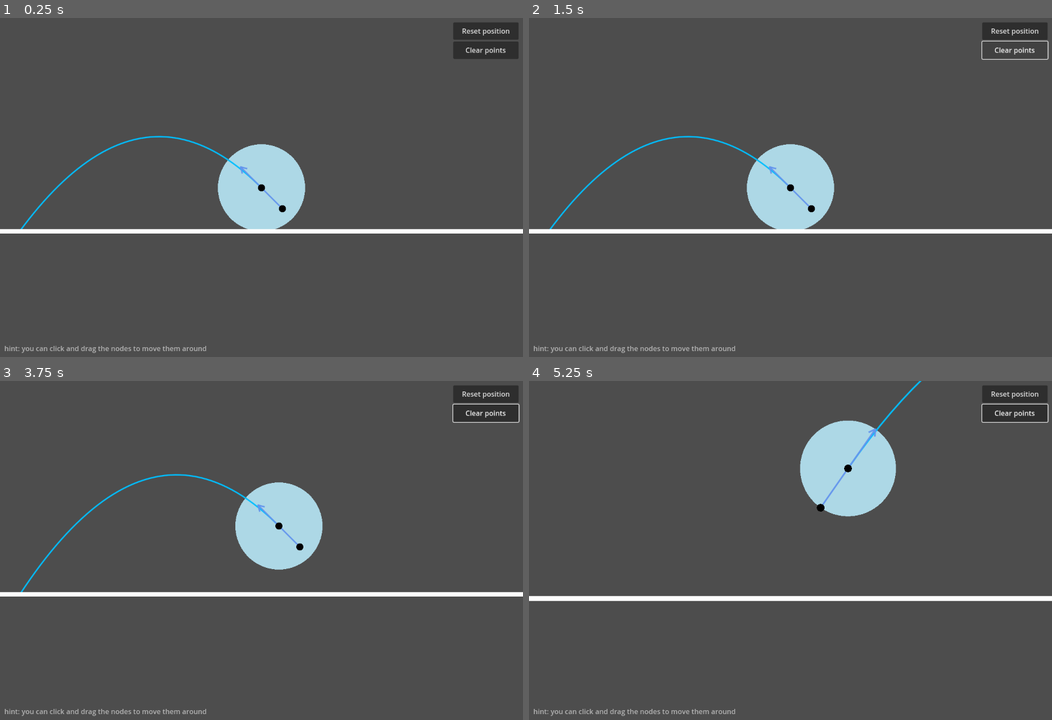
Above: before the commit, frames 1-4 (two rows, left to right).
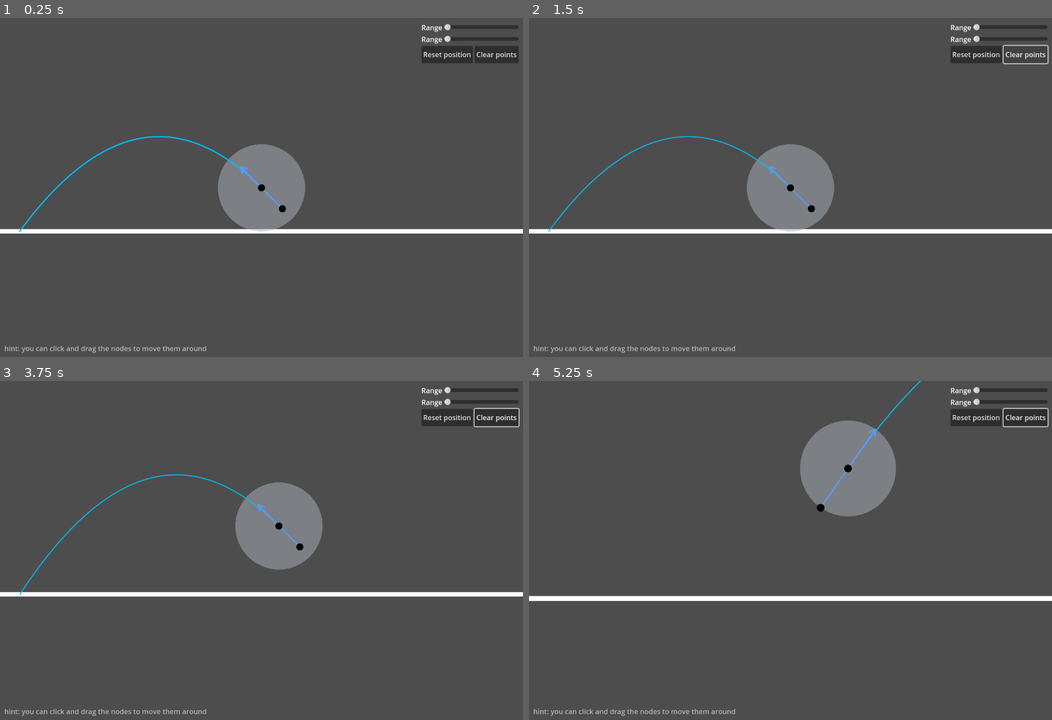
Above: after the commit, the same moments.

Repository: sihlecodes/projectile-motion-simulation
Game: Godot game, scene res://Main.tscn
Same seed, same stepped clock (60 frames per second), same inputs: the game is played once before the commit and once after it.
Inputs (mouse positions are in pixels of both pictures, inside the frame that each line leads up to):
- Up to frame 1 (0.25 s): no input
- Up to frame 2 (1.5 s): click "Reset position" at 0.5 s; click "Clear points" at 1.25 s
- Up to frame 3 (3.75 s): click "Clear points" at 2 s; click "Clear points" at 2.75 s; tap Enter at 3.5 s; drag from (261, 550) to (313, 475) at 3.52 s
- Up to frame 4 (5.25 s): tap Space at 4.25 s; drag from (863, 496) to (764, 618) at 4.27 s; tap Enter at 5 s; move the mouse to (842, 475) at 5.02 s; hold Mouse wheel up (zoom_in) from 5.03 s (still down); click (842, 475) at 5.17 s

The runs differ from the first frame. In frame 1, 4.5% of the frame differs, in the area x 3-100%, y 1-64%; in frame 2, 4.6%; in frame 3, 4.9%; in frame 4, 5.4%, in the area x 51-100%, y 0-41%.

Commit message:
Connected the clear action callback

Diff:
--- a/Main.tscn
+++ b/Main.tscn
@@ -10,16 +10,29 @@
 [node name="Main" type="Node"]
 script = ExtResource("1_an6s0")
 
+[node name="ground" type="Line2D" parent="."]
+position = Vector2(0, 100)
+points = PackedVector2Array(-650, 0, 650, 0)
+script = ExtResource("2_vgwyk")
+
 [node name="PathRenderer" parent="." instance=ExtResource("2_x1ih8")]
+range_color = Color(0.6734, 0.69782, 0.74, 0.498039)
 draw_steps = 50
 
 [node name="PathPoint" parent="PathRenderer" instance=ExtResource("3_5e8d8")]
 position = Vector2(48, 48)
+connector_color = Color(0.392157, 0.584314, 0.929412, 1)
+path_color = Color(0, 0.74902, 1, 1)
 
-[node name="ground" type="Line2D" parent="."]
-position = Vector2(0, 100)
-points = PackedVector2Array(-650, 0, 650, 0)
-script = ExtResource("2_vgwyk")
+[node name="PathPoint2" parent="PathRenderer" instance=ExtResource("3_5e8d8")]
+position = Vector2(48, 48)
+connector_color = Color(0.392157, 0.584314, 0.929412, 1)
+path_color = Color(0, 0.74902, 1, 1)
+
+[node name="PathPoint3" parent="PathRenderer" instance=ExtResource("3_5e8d8")]
+position = Vector2(48, 48)
+connector_color = Color(0.392157, 0.584314, 0.929412, 1)
+path_color = Color(0, 0.74902, 1, 1)
 
 [node name="camera" type="Camera2D" parent="."]
 current = true
@@ -52,14 +65,47 @@
 metadata/_edit_use_anchors_ = true
 metadata/_edit_group_ = true
 
-[node name="reset" type="Button" parent="ui/container/buttons"]
+[node name="HBoxContainer2" type="HBoxContainer" parent="ui/container/buttons"]
+layout_mode = 2
+mouse_filter = 0
+
+[node name="Label" type="Label" parent="ui/container/buttons/HBoxContainer2"]
+layout_mode = 2
+text = "Range"
+horizontal_alignment = 1
+
+[node name="HSlider" type="HSlider" parent="ui/container/buttons/HBoxContainer2"]
+layout_mode = 2
+size_flags_horizontal = 3
+size_flags_vertical = 1
+
+[node name="HBoxContainer3" type="HBoxContainer" parent="ui/container/buttons"]
+layout_mode = 2
+mouse_filter = 0
+
+[node name="Label" type="Label" parent="ui/container/buttons/HBoxContainer3"]
+layout_mode = 2
+text = "Range"
+horizontal_alignment = 1
+
+[node name="HSlider" type="HSlider" parent="ui/container/buttons/HBoxContainer3"]
+layout_mode = 2
+size_flags_horizontal = 3
+size_flags_vertical = 1
+
+[node name="HBoxContainer" type="HBoxContainer" parent="ui/container/buttons"]
+layout_mode = 2
+
+[node name="reset" type="Button" parent="ui/container/buttons/HBoxContainer"]
 custom_minimum_size = Vector2(0, 40)
 layout_mode = 2
 text = "Reset position"
 
-[node name="clear" type="Button" parent="ui/container/buttons"]
+[node name="clear" type="Button" parent="ui/container/buttons/HBoxContainer"]
 custom_minimum_size = Vector2(0, 40)
 layout_mode = 2
 text = "Clear points"
 
-[connection signal="pressed" from="ui/container/buttons/reset" to="." method="_on_reset_pressed"]
+[connection signal="gui_input" from="ui/container" to="." method="_on_container_gui_input"]
+[connection signal="pressed" from="ui/container/buttons/HBoxContainer/reset" to="." method="_on_reset_pressed"]
+[connection signal="pressed" from="ui/container/buttons/HBoxContainer/clear" to="." method="_on_clear_pressed"]
--- a/source/BasePoint.gd
+++ b/source/BasePoint.gd
@@ -46,9 +46,10 @@
 			# ensures that dragging doesn't stop if the mouse leaves the points radius
 			shape_radius = DRAG_RADIUS
 			Points.disable_all_except(self)
+			pass
 		else:
 			shape_radius = radius
-			Points.enable()
+			Points.enable_all()
 
 	if event is InputEventScreenDrag:
 		if disabled:
--- a/source/Main.gd
+++ b/source/Main.gd
@@ -1,6 +1,12 @@
 extends Node
 
-func _input(event: InputEvent) -> void:
+func _on_reset_pressed() -> void:
+	$camera.offset = Vector2()
+	$camera.zoom = Vector2.ONE
+
+	$PathRenderer.position = Vector2()
+
+func _on_container_gui_input(event: InputEvent) -> void:
 	if event.is_action_pressed("zoom_in"):
 		$camera.zoom *= 1.1
 
@@ -14,8 +20,6 @@
 			$camera.offset -= event.relative / $camera.zoom
 
 
-func _on_reset_pressed() -> void:
-	$camera.offset = Vector2()
-	$camera.zoom = Vector2.ONE
-
-	$PathRenderer.position = Vector2()
+func _on_clear_pressed() -> void:
+	for child in $PathRenderer.get_children().slice(2):
+		child.queue_free()
--- a/source/PathRenderer.gd
+++ b/source/PathRenderer.gd
@@ -47,7 +47,7 @@
 
 	points.append(Vector2(time * initial_velocity.x, get_height_at(time, initial_velocity.y)))
 
-	draw_polyline(points, path_color, 2, true)
+	draw_polyline(points, path_color, 1, true)
 
 
 func draw_vector(vector: Vector2, color: Color):
@@ -63,9 +63,10 @@
 
 	draw_set_transform(Vector2.ZERO)
 
-func _input(event: InputEvent) -> void:
+func _on_area_input_event(_viewport: Node, event: InputEvent, _shape_idx: int) -> void:
+	super._on_area_input_event(_viewport, event, _shape_idx)
 	if event is InputEventScreenDrag:
-		pass
+		print(event)
 
 func _process(delta: float) -> void:
 	super._process(delta)
--- a/source/Points.gd
+++ b/source/Points.gd
@@ -12,12 +12,12 @@
 				return false
 	return true
 
-func disable() -> void:
+func disable_all() -> void:
 	do(func(node): node.disable())
 
-func enable() -> void:
+func enable_all() -> void:
 	do(func(node): node.enable())
 
 func disable_all_except(node: BasePoint) -> void:
-	disable()
+	disable_all()
 	node.enable()
Not shown: 2 places in source/PathPoint.tscn that only renumber resources
Not shown: 2 places in source/PathRenderer.tscn that only renumber resources
